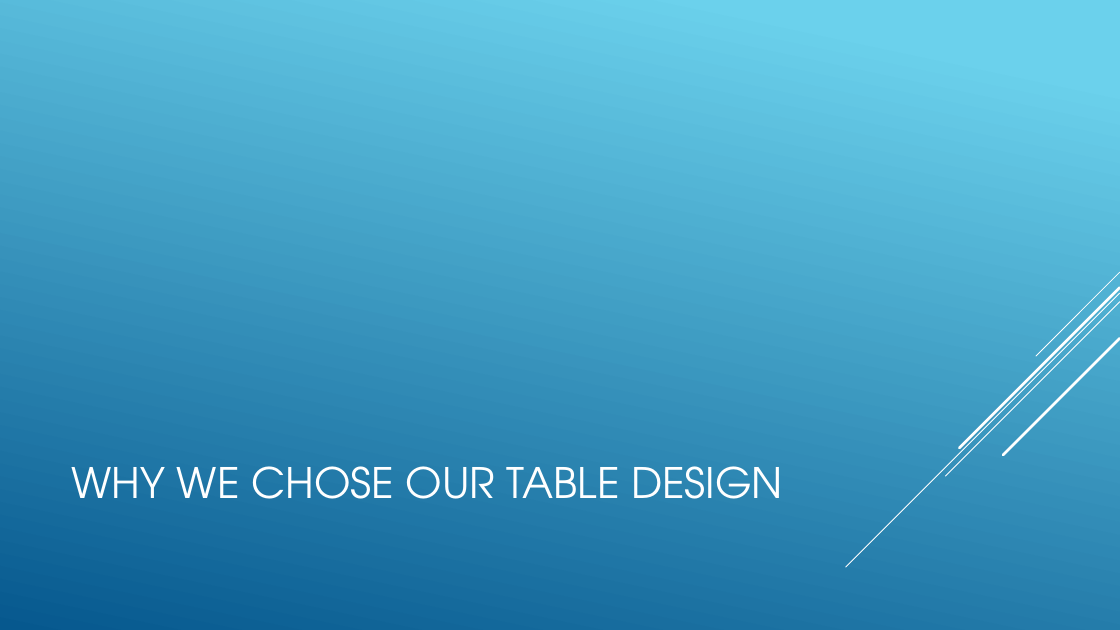
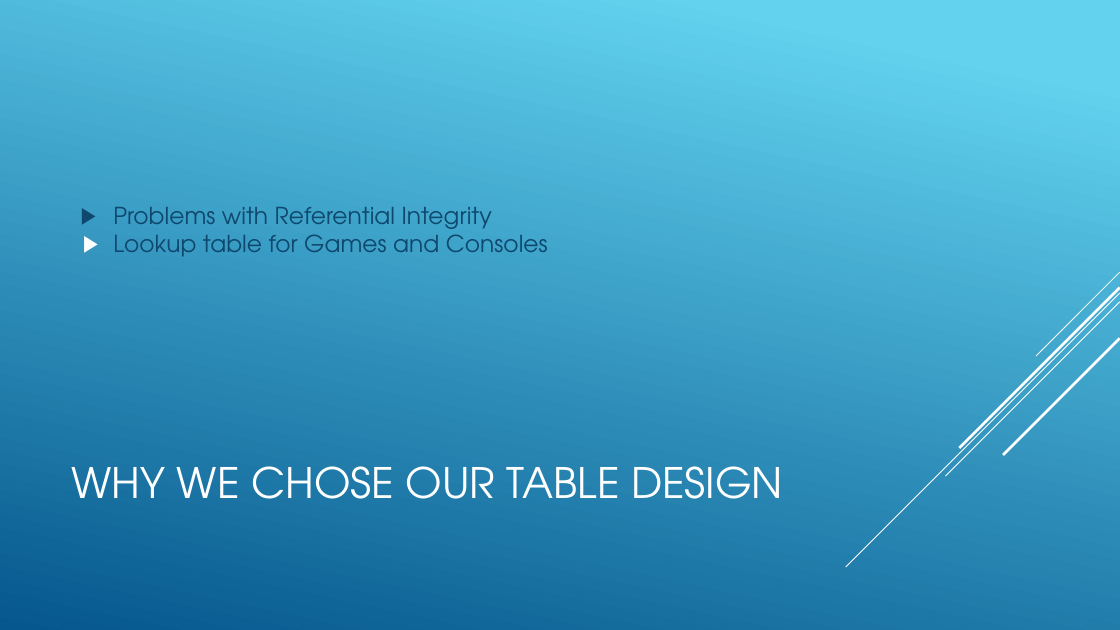
Before and after one commit to jareddarnell/Project1-Group2, a slide deck: slide 3 of Video game database.pptx. Drawn at 1120x630 pixels with LibreOffice and Linux fonts; fonts in the diff are those of the drawing. Boxes give left, top, right and bottom in pixels: in the first picture for what was removed or moved away, otherwise in the second. Text is boxed around its words. In the diff, an @@ line names an element or a change of style, - is before the commit and + after.

Commit message:
Fixed floating table, new database diagram, updated powerpoint

```diff
--- a/Video game database.pptx
+++ b/Video game database.pptx
@@ background gradient #6ED2EB to #06588E to gradient #62D2EF to #05578D @@
@@ text added at bbox=[113, 207, 548, 256], 20 pt, text #0F486F @@
+▶ Problems with Referential Integrity
+▶ Lookup table for Games and Consoles
```
Also in this commit, not shown: 3 other slides changed, 1 slide added, 3 other files.
